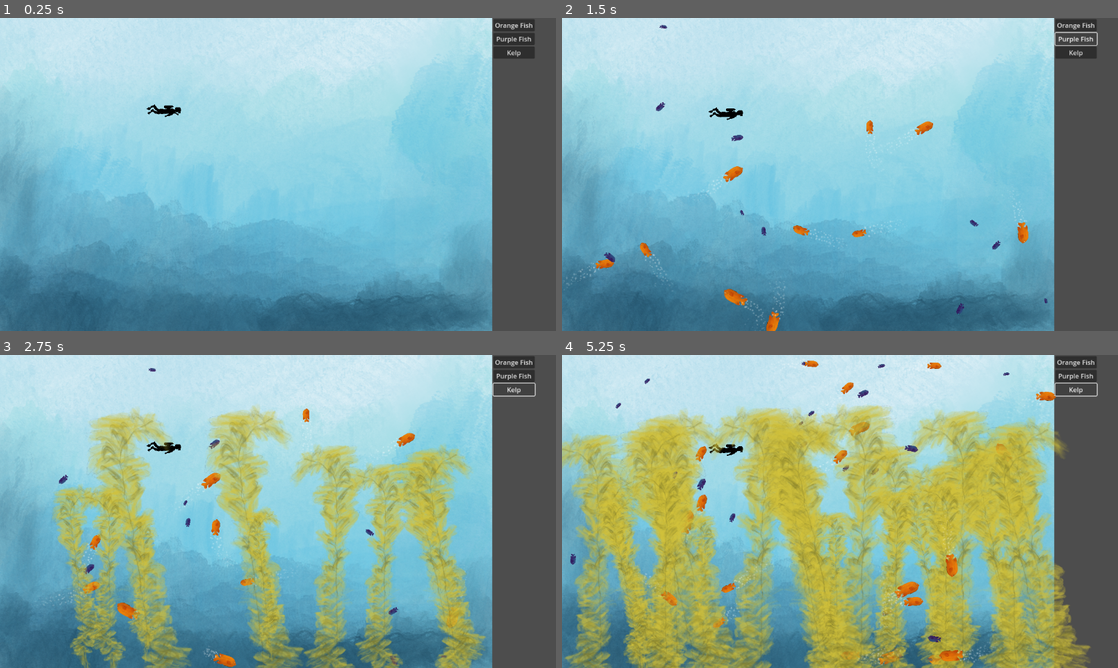
Above: before the commit, frames 1-4 (two rows, left to right).
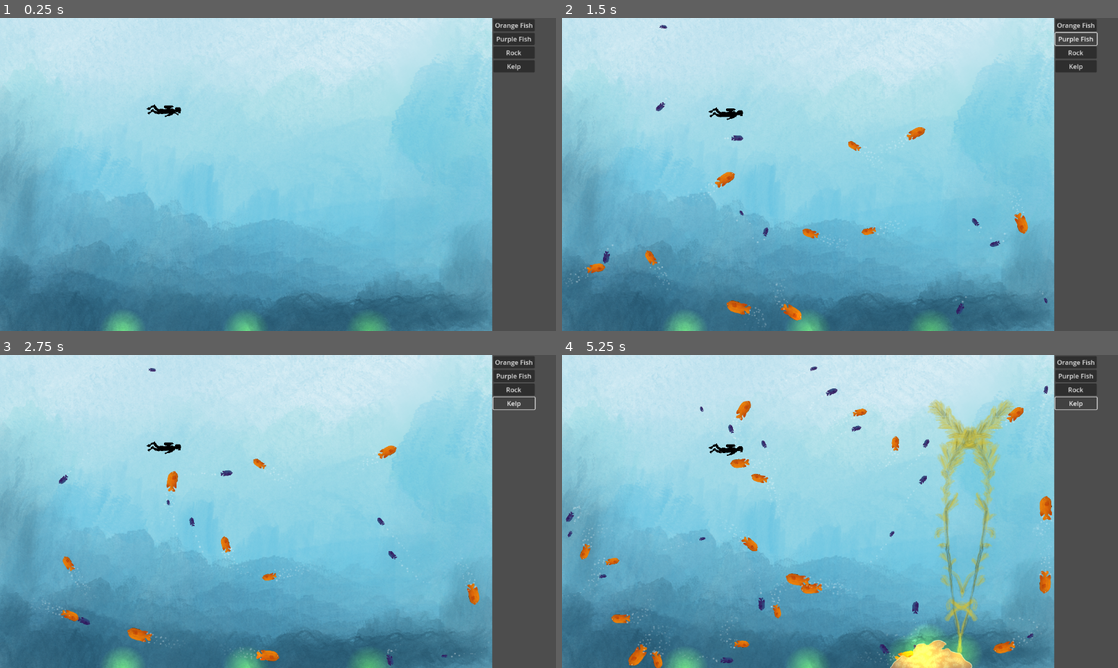
Above: after the commit, the same moments.

Repository: sbarton272/godot-aquarium
Game: Godot game, scene res://DragAndDropTank/drag_and_drop_tank.tscn
Two runs of this game, one before a commit and one after it. Both use one fixed random seed, a clock stepped at 60 frames per second and the inputs below.
Inputs (mouse positions are in pixels of both pictures, inside the frame that each line leads up to):
- Up to frame 1 (0.25 s): no input
- Up to frame 2 (1.5 s): click "Orange Fish" at 0.5 s; click "Purple Fish" at 1.25 s
- Up to frame 3 (2.75 s): click "Kelp" at 2 s
- Up to frame 4 (5.25 s): click (1073, 389) at 2.75 s, where only the run after the commit has a clickable "Rock"; click "Orange Fish" at 3.5 s; click "Purple Fish" at 4.25 s; click "Kelp" at 5 s

The runs differ from the first frame. In frame 1, 1.1% of the frame differs, in the area x 18-97%, y 10-100%; in frame 2, 2.8%; in frame 3, 31%; in frame 4, 60%, in the area x 0-97%, y 1-100%.
Error after the commit: Out of bounds get index '0' (on base: 'Array[Node]') (res://DragAndDropTank/drag_and_drop_kelp.gd:19)

Commit message:
Prototyping placement slots

Diff:
--- a/GodotAquariumProject1/bubble_trail.tscn
+++ b/GodotAquariumProject1/DragAndDropTank/bubble_trail.tscn
@@ -8,7 +8,7 @@
 [node name="BubbleTrail" type="Node2D"]
 
 [node name="CPUParticles2D" type="CPUParticles2D" parent="."]
-amount = 25
+amount = 15
 lifetime = 1.5
 lifetime_randomness = 0.1
 texture = ExtResource("1_2igwn")
--- a/GodotAquariumProject1/DragAndDropTank/button_detector.gd
+++ b/GodotAquariumProject1/DragAndDropTank/button_detector.gd
@@ -15,3 +15,7 @@
 		var new_scene = scene.instantiate()
 		new_scene.position = Vector2(randf_range(draganddropglobals.min_x,draganddropglobals.max_x),randf_range(draganddropglobals.min_y,draganddropglobals.max_y))
 		add_child(new_scene)
+
+func _on_rock_button_clicked(scene):
+	var new_scene = scene.instantiate()
+	add_child(new_scene)
--- a/GodotAquariumProject1/DragAndDropTank/drag_and_drop_fish_orange.tscn
+++ b/GodotAquariumProject1/DragAndDropTank/drag_and_drop_fish_orange.tscn
@@ -4,7 +4,7 @@
 [ext_resource type="PackedScene" uid="uid://cm3pp3tnwpafg" path="res://DragAndDropTank/splash_sound_component.tscn" id="3_jqcxl"]
 [ext_resource type="PackedScene" uid="uid://dik23p44j3wro" path="res://DragAndDropTank/fish_movement_component_2.tscn" id="4_04txc"]
 [ext_resource type="PackedScene" uid="uid://dyrrvy2cr6wyo" path="res://DragAndDropTank/sprite_size_randomizer_component.tscn" id="4_ik5mi"]
-[ext_resource type="PackedScene" uid="uid://bhpo0nqynfr3k" path="res://bubble_trail.tscn" id="5_alntf"]
+[ext_resource type="PackedScene" uid="uid://bhpo0nqynfr3k" path="res://DragAndDropTank/bubble_trail.tscn" id="5_eofa0"]
 
 [node name="DragAndDropFishOrange" type="Node2D"]
 
@@ -21,13 +21,15 @@
 
 [node name="FishMovementComponent2" parent="." node_paths=PackedStringArray("parent_object") instance=ExtResource("4_04txc")]
 parent_object = NodePath("..")
-neighbor_alignment_weight = 2.0
+speed = 75.0
+neighbor_separation_weight = 2.0
+neighbor_alignment_weight = 1.0
 
-[node name="BubbleTrail" parent="." instance=ExtResource("5_alntf")]
+[node name="BubbleTrail" parent="." instance=ExtResource("5_eofa0")]
 position = Vector2(-16, -9)
 
-[node name="BubbleTrail2" parent="." instance=ExtResource("5_alntf")]
+[node name="BubbleTrail2" parent="." instance=ExtResource("5_eofa0")]
 position = Vector2(-16, 10)
 
-[node name="BubbleTrail3" parent="." instance=ExtResource("5_alntf")]
+[node name="BubbleTrail3" parent="." instance=ExtResource("5_eofa0")]
 position = Vector2(-23, 1)
--- a/GodotAquariumProject1/DragAndDropTank/drag_and_drop_fish_purple.tscn
+++ b/GodotAquariumProject1/DragAndDropTank/drag_and_drop_fish_purple.tscn
@@ -1,9 +1,10 @@
-[gd_scene load_steps=5 format=3 uid="uid://5oupmlivqrpn"]
+[gd_scene load_steps=6 format=3 uid="uid://5oupmlivqrpn"]
 
 [ext_resource type="Texture2D" uid="uid://bijk2b3hdotsk" path="res://graphics/spencer_purple_fish_1.png" id="1_m6gt6"]
 [ext_resource type="PackedScene" uid="uid://cm3pp3tnwpafg" path="res://DragAndDropTank/splash_sound_component.tscn" id="3_p2yil"]
 [ext_resource type="PackedScene" uid="uid://dyrrvy2cr6wyo" path="res://DragAndDropTank/sprite_size_randomizer_component.tscn" id="4_xxmxq"]
 [ext_resource type="PackedScene" uid="uid://dik23p44j3wro" path="res://DragAndDropTank/fish_movement_component_2.tscn" id="4_yxhql"]
+[ext_resource type="PackedScene" uid="uid://bhpo0nqynfr3k" path="res://DragAndDropTank/bubble_trail.tscn" id="5_be7bo"]
 
 [node name="Fish" type="Node2D"]
 
@@ -20,3 +21,7 @@
 
 [node name="FishMovementComponent2" parent="." node_paths=PackedStringArray("parent_object") instance=ExtResource("4_yxhql")]
 parent_object = NodePath("..")
+neighbor_alignment_weight = 5.0
+
+[node name="BubbleTrail" parent="." instance=ExtResource("5_be7bo")]
+position = Vector2(-20, 1)
--- a/GodotAquariumProject1/DragAndDropTank/drag_and_drop_kelp.gd
+++ b/GodotAquariumProject1/DragAndDropTank/drag_and_drop_kelp.gd
@@ -2,12 +2,24 @@
 
 @onready var kelp_sprite: Sprite2D = $KelpSprite
 
+@export var kelp_frame: Array[Texture]
+
+var is_held: bool = true
+
 func _ready():
 	var shader_material: ShaderMaterial = kelp_sprite.material as ShaderMaterial
-	var rand_distance: float = randf_range(1,150)
+	var rand_distance: float = randf_range(30,150)
 	shader_material.set_shader_parameter("sway_distance",rand_distance)
-	var rand_scale: float = randf_range(0.4,1)
-	kelp_sprite.scale = Vector2(rand_scale,rand_scale)
-	position.y = 600
-	position.x = randi_range(50,1150)
 	kelp_sprite.flip_h = randi_range(0,1)
+	kelp_sprite.frame = randi_range(0,1)
+
+func _process(delta):
+	if is_held:
+		var slots: Array[Node] = get_tree().get_nodes_in_group("KelpPlacementSlots")
+		var closest_pos: Vector2 = slots[0].global_position
+		for slot in slots:
+			if get_global_mouse_position().distance_to(slot.global_position) < get_global_mouse_position().distance_to(closest_pos):
+				closest_pos = slot.global_position
+		position = closest_pos
+		if Input.is_mouse_button_pressed(MOUSE_BUTTON_LEFT) == false:
+			is_held = false
--- a/GodotAquariumProject1/DragAndDropTank/drag_and_drop_kelp.tscn
+++ b/GodotAquariumProject1/DragAndDropTank/drag_and_drop_kelp.tscn
@@ -2,7 +2,7 @@
 
 [ext_resource type="Script" path="res://DragAndDropTank/drag_and_drop_kelp.gd" id="1_j5ibn"]
 [ext_resource type="Shader" path="res://resources/kelp_sway_shader.gdshader" id="2_wno2s"]
-[ext_resource type="Texture2D" uid="uid://cl4is2j61po2t" path="res://graphics/kelp.png" id="3_demxg"]
+[ext_resource type="Texture2D" uid="uid://y0ahdwhi576r" path="res://graphics/kelp_2_frames.png" id="3_7dqyc"]
 [ext_resource type="PackedScene" uid="uid://cm3pp3tnwpafg" path="res://DragAndDropTank/splash_sound_component.tscn" id="4_gjfx2"]
 
 [sub_resource type="ShaderMaterial" id="ShaderMaterial_n1obi"]
@@ -12,13 +12,13 @@
 
 [node name="Kelp" type="Node2D"]
 script = ExtResource("1_j5ibn")
+kelp_frame = Array[Sprite2D]([null, null])
 
 [node name="KelpSprite" type="Sprite2D" parent="."]
 material = SubResource("ShaderMaterial_n1obi")
-position = Vector2(37, 0)
-rotation = -0.125198
+position = Vector2(0, -328)
 scale = Vector2(0.7, 0.7)
-texture = ExtResource("3_demxg")
+texture = ExtResource("3_7dqyc")
 hframes = 2
 
 [node name="SplashSoundComponent" parent="." instance=ExtResource("4_gjfx2")]
--- a/GodotAquariumProject1/DragAndDropTank/drag_and_drop_tank.tscn
+++ b/GodotAquariumProject1/DragAndDropTank/drag_and_drop_tank.tscn
@@ -7,7 +7,11 @@
 [ext_resource type="PackedScene" uid="uid://5oupmlivqrpn" path="res://DragAndDropTank/drag_and_drop_fish_purple.tscn" id="4_4jeir"]
 [ext_resource type="PackedScene" uid="uid://4mxcrdtg7rmt" path="res://DragAndDropTank/drag_and_drop_kelp.tscn" id="5_e0qyk"]
 [ext_resource type="AudioStream" uid="uid://bktbu5234fq83" path="res://audio/Underwater_test.mp3" id="7_bg8pr"]
+[ext_resource type="Script" path="res://DragAndDropTank/rock_button.gd" id="7_x68nb"]
 [ext_resource type="PackedScene" uid="uid://dyabe5swsd6hx" path="res://player/diver.tscn" id="8_bqwrj"]
+[ext_resource type="PackedScene" uid="uid://dqqol6fri7fkh" path="res://DragAndDropTank/rock.tscn" id="9_cwn0c"]
+[ext_resource type="Script" path="res://DragAndDropTank/rock_placement_slots.gd" id="11_kt7vb"]
+[ext_resource type="PackedScene" uid="uid://bu53ejbra4cwo" path="res://DragAndDropTank/placement_slot.tscn" id="11_qguft"]
 
 [node name="DragAndDropTank" type="Node2D"]
 
@@ -49,12 +53,20 @@
 script = ExtResource("2_0p5uj")
 my_scene = ExtResource("4_4jeir")
 
-[node name="FishButton3" type="Button" parent="CanvasLayer/InventoryMenuContainer"]
+[node name="RockButton" type="Button" parent="CanvasLayer/InventoryMenuContainer"]
+layout_mode = 2
+action_mode = 0
+keep_pressed_outside = true
+text = "Rock"
+script = ExtResource("7_x68nb")
+my_scene = ExtResource("9_cwn0c")
+
+[node name="RockButton2" type="Button" parent="CanvasLayer/InventoryMenuContainer"]
 layout_mode = 2
 action_mode = 0
 keep_pressed_outside = true
 text = "Kelp"
-script = ExtResource("2_0p5uj")
+script = ExtResource("7_x68nb")
 my_scene = ExtResource("5_e0qyk")
 
 [node name="ButtonDetector" type="Node2D" parent="."]
@@ -64,9 +76,23 @@
 stream = ExtResource("7_bg8pr")
 autoplay = true
 
+[node name="RockPlacementSlots" type="Node2D" parent="."]
+script = ExtResource("11_kt7vb")
+
+[node name="PlacementSlot" parent="RockPlacementSlots" instance=ExtResource("11_qguft")]
+position = Vector2(300, 800)
+
+[node name="PlacementSlot2" parent="RockPlacementSlots" instance=ExtResource("11_qguft")]
+position = Vector2(600, 800)
+
+[node name="PlacementSlot3" parent="RockPlacementSlots" instance=ExtResource("11_qguft")]
+position = Vector2(900, 800)
+
 [connection signal="button_down" from="CanvasLayer/InventoryMenuContainer/FishButton" to="CanvasLayer/InventoryMenuContainer/FishButton" method="_on_button_down"]
 [connection signal="clicked" from="CanvasLayer/InventoryMenuContainer/FishButton" to="ButtonDetector" method="_on_fish_button_clicked"]
 [connection signal="button_down" from="CanvasLayer/InventoryMenuContainer/FishButton2" to="CanvasLayer/InventoryMenuContainer/FishButton2" method="_on_button_down"]
 [connection signal="clicked" from="CanvasLayer/InventoryMenuContainer/FishButton2" to="ButtonDetector" method="_on_fish_button_clicked"]
-[connection signal="button_down" from="CanvasLayer/InventoryMenuContainer/FishButton3" to="CanvasLayer/InventoryMenuContainer/FishButton3" method="_on_button_down"]
-[connection signal="clicked" from="CanvasLayer/InventoryMenuContainer/FishButton3" to="ButtonDetector" method="_on_fish_button_clicked"]
+[connection signal="button_down" from="CanvasLayer/InventoryMenuContainer/RockButton" to="CanvasLayer/InventoryMenuContainer/RockButton" method="_on_button_down"]
+[connection signal="clicked" from="CanvasLayer/InventoryMenuContainer/RockButton" to="ButtonDetector" method="_on_rock_button_clicked"]
+[connection signal="button_down" from="CanvasLayer/InventoryMenuContainer/RockButton2" to="CanvasLayer/InventoryMenuContainer/RockButton2" method="_on_button_down"]
+[connection signal="clicked" from="CanvasLayer/InventoryMenuContainer/RockButton2" to="ButtonDetector" method="_on_rock_button_clicked"]
--- a/GodotAquariumProject1/DragAndDropTank/fish_movement_component_2.gd
+++ b/GodotAquariumProject1/DragAndDropTank/fish_movement_component_2.gd
@@ -5,8 +5,8 @@
 @export var speed: float = 100
 @export var border_check_distance: float = 100
 @export var neighbor_separation_weight: float = 1
-@export var neighbor_alignment_weight: float = 10
-@export var obstacle_avoidance_weight: float = 5
+@export var neighbor_alignment_weight: float = 3
+@export var obstacle_avoidance_weight: float = 4
 
 var velocity: Vector2
 
@@ -69,12 +69,18 @@
 			check_rotation = 1
 		else:
 			check_rotation = -1
-		#check increasing angles to the given direction
-		if dir_inside_bounds(current_dir.rotated((check_rotation * 2 * PI / 6))):
-			velocity = velocity.normalized() + (current_dir.rotated((check_rotation * 2 * PI / 6)) * obstacle_avoidance_weight * delta)
+		#check increasing amounts of the chosen left/right rotation
+		if dir_inside_bounds(current_dir.rotated((check_rotation * PI / 3))):
+			velocity = velocity.normalized() + (current_dir.rotated((check_rotation * PI / 3)) * obstacle_avoidance_weight * delta)
 			velocity *= speed
 		elif dir_inside_bounds(current_dir.rotated((check_rotation * 2 * PI / 3))):
 			velocity = velocity.normalized() + (current_dir.rotated((check_rotation * 2 * PI / 3)) * obstacle_avoidance_weight * delta)
+			velocity *= speed
+		elif dir_inside_bounds(current_dir.rotated((check_rotation * PI))):
+			velocity = velocity.normalized() + (current_dir.rotated((check_rotation * PI)) * obstacle_avoidance_weight * delta)
+			velocity *= speed
+		elif dir_inside_bounds(current_dir.rotated((check_rotation * 4 * PI / 3))):
+			velocity = velocity.normalized() + (current_dir.rotated((check_rotation * 4 * PI / 3)) * obstacle_avoidance_weight * delta)
 			velocity *= speed
 
 
--- /dev/null
+++ b/GodotAquariumProject1/DragAndDropTank/placement_slot.tscn
@@ -0,0 +1,10 @@
+[gd_scene load_steps=2 format=3 uid="uid://bu53ejbra4cwo"]
+
+[ext_resource type="Texture2D" uid="uid://bx81xf55i0uhs" path="res://graphics/Light1.png" id="1_ss3xd"]
+
+[node name="PlacementSlot" type="Node2D"]
+
+[node name="PointLight2D" type="PointLight2D" parent="."]
+color = Color(1, 1, 0, 1)
+texture = ExtResource("1_ss3xd")
+texture_scale = 0.5
--- /dev/null
+++ b/GodotAquariumProject1/DragAndDropTank/rock.gd
@@ -0,0 +1,20 @@
+extends Node2D
+
+var is_held: bool = true
+
+func _ready():
+	var slots: Array[Node] = $PlacementSlots.get_children()
+	for slot in slots:
+		slot.add_to_group("KelpPlacementSlots")
+		print(slot," is in kelp placement slots group")
+
+func _process(delta):
+	if is_held:
+		var placement_markers: Array[Node] = get_tree().get_nodes_in_group("RockPlacementSlots")
+		var closest_pos: Vector2 = placement_markers[0].position
+		for marker in placement_markers:
+			if get_global_mouse_position().distance_to(marker.position) < get_global_mouse_position().distance_to(closest_pos):
+				closest_pos = marker.position
+		position = closest_pos
+		if Input.is_mouse_button_pressed(MOUSE_BUTTON_LEFT) == false:
+			is_held = false
--- /dev/null
+++ b/GodotAquariumProject1/DragAndDropTank/rock.tscn
@@ -0,0 +1,23 @@
+[gd_scene load_steps=4 format=3 uid="uid://dqqol6fri7fkh"]
+
+[ext_resource type="Script" path="res://DragAndDropTank/rock.gd" id="1_grbuc"]
+[ext_resource type="Texture2D" uid="uid://bvewewht41ekw" path="res://graphics/Rock.png" id="1_jcao0"]
+[ext_resource type="PackedScene" uid="uid://bu53ejbra4cwo" path="res://DragAndDropTank/placement_slot.tscn" id="3_vadjt"]
+
+[node name="Rock" type="Node2D"]
+script = ExtResource("1_grbuc")
+
+[node name="Sprite2D" type="Sprite2D" parent="."]
+position = Vector2(0, -36)
+texture = ExtResource("1_jcao0")
+
+[node name="PlacementSlots" type="Node2D" parent="."]
+
+[node name="PlacementSlot" parent="PlacementSlots" instance=ExtResource("3_vadjt")]
+position = Vector2(-53, -29)
+
+[node name="PlacementSlot2" parent="PlacementSlots" instance=ExtResource("3_vadjt")]
+position = Vector2(-9, -58)
+
+[node name="PlacementSlot3" parent="PlacementSlots" instance=ExtResource("3_vadjt")]
+position = Vector2(69, -36)
--- /dev/null
+++ b/GodotAquariumProject1/DragAndDropTank/rock_button.gd
@@ -0,0 +1,8 @@
+extends Button
+
+signal clicked(scene: PackedScene)
+
+@export var my_scene: PackedScene
+
+func _on_button_down():
+	clicked.emit(my_scene)
--- /dev/null
+++ b/GodotAquariumProject1/DragAndDropTank/rock_placement_slots.gd
@@ -0,0 +1,8 @@
+extends Node2D
+
+
+# Called when the node enters the scene tree for the first time.
+func _ready():
+	var slots: Array[Node] = get_children()
+	for slot in slots:
+		slot.add_to_group("RockPlacementSlots")
Not shown: 1 places in GodotAquariumProject1/DragAndDropTank/drag_and_drop_tank.tscn that only renumber resources
Binary file added: GodotAquariumProject1/graphics/Rock.png
Not shown, added: GodotAquariumProject1/graphics/Rock.png.import
Binary file added: GodotAquariumProject1/graphics/kelp_2_frames.png
Not shown, added: GodotAquariumProject1/graphics/kelp_2_frames.png.import
Not shown, added: artwork/kelp_2_frames.png
Not shown, added: artwork/kelp_frame1.png
Not shown, added: artwork/kelp_frame2.png
